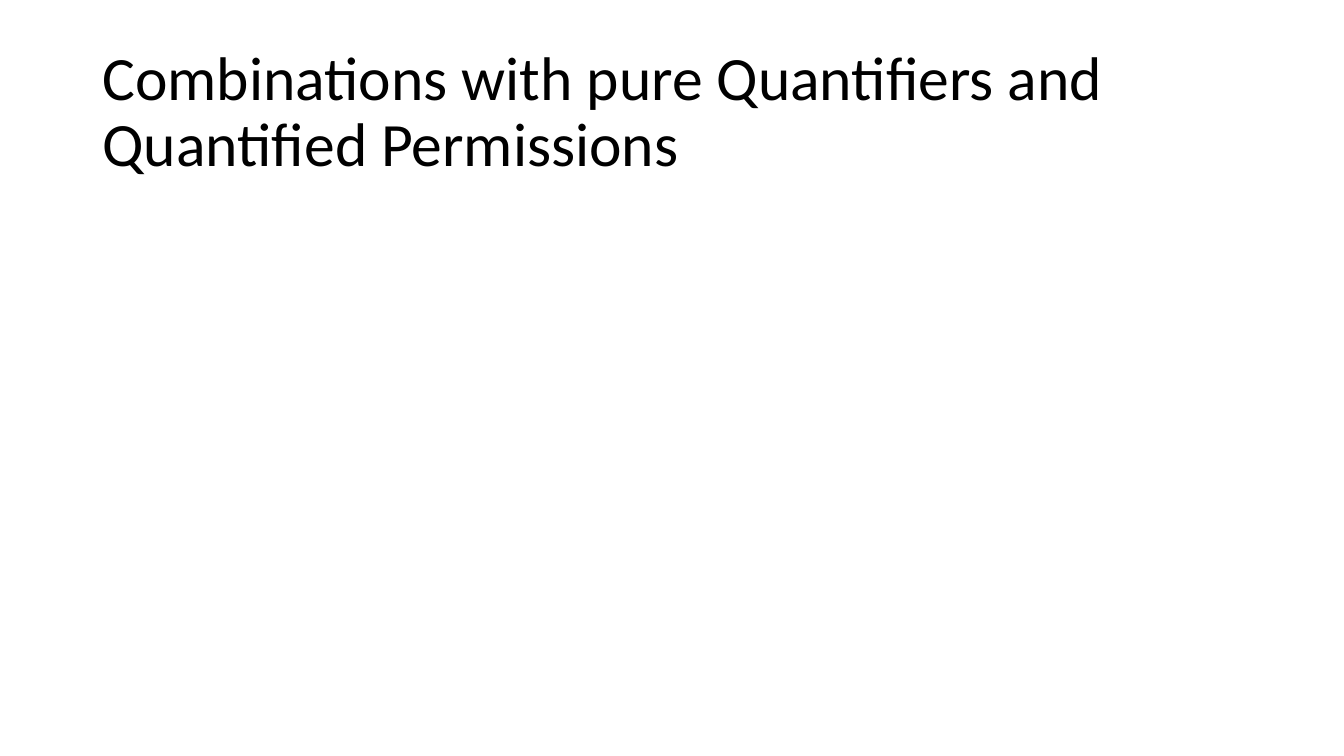
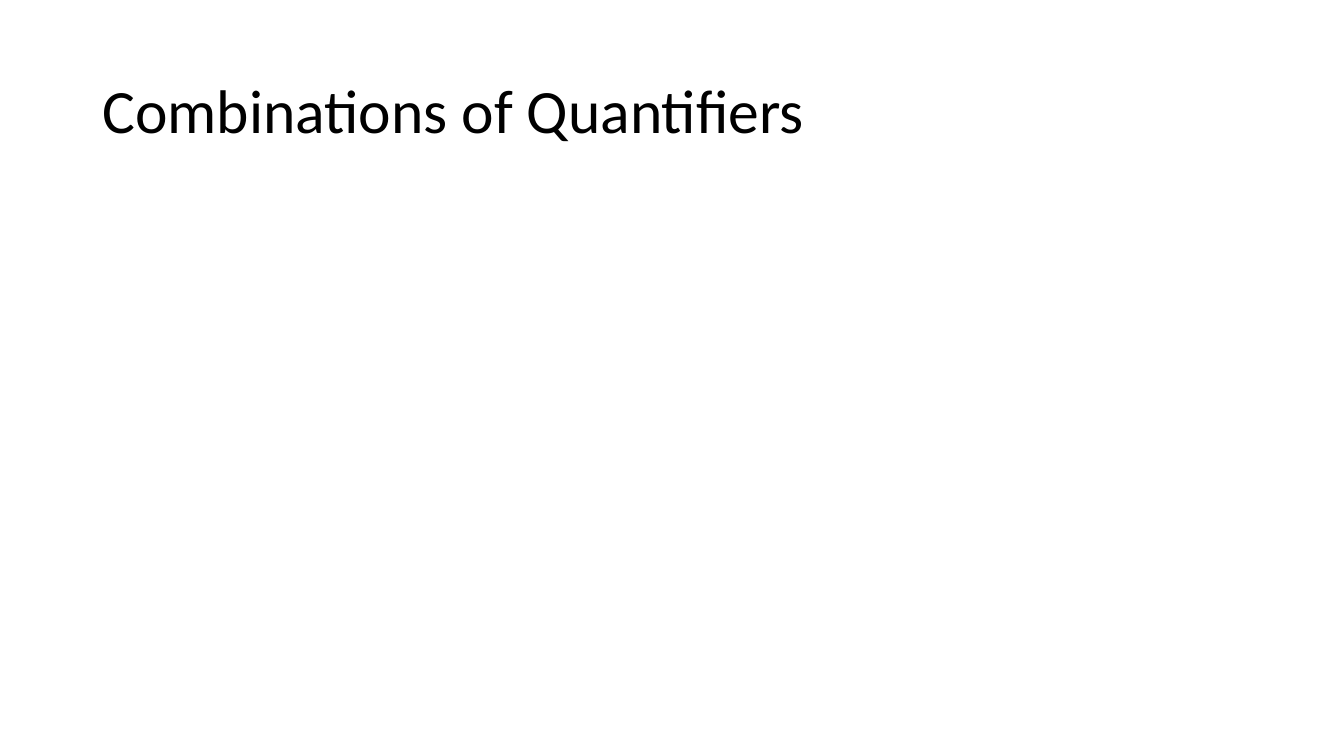
Before and after one commit to Aimenel/MT, a slide deck: slide 24 of presentations/Final Presentation/Final.pptx (slide 15 before the commit). Drawn at 1344x756 pixels with LibreOffice and Linux fonts; fonts in the diff are those of the drawing; grey boxes stand for pictures. Boxes give left, top, right and bottom in pixels: in the first picture for what was removed or moved away, otherwise in the second. Text is boxed around its words. In the diff, an @@ line names an element or a change of style, - is before the commit and + after.

```diff
--- a/presentations/Final Presentation/Final.pptx
+++ b/presentations/Final Presentation/Final.pptx
@@ title at [102, 90, 804, 141]: text changed @@
-Combinations with pure Quantifiers and Quantified Permissions
+Combinations of Quantifiers
```
Also in this commit, not shown: 8 other slides changed, 18 slides added, 5 slides removed, 3 other files.
